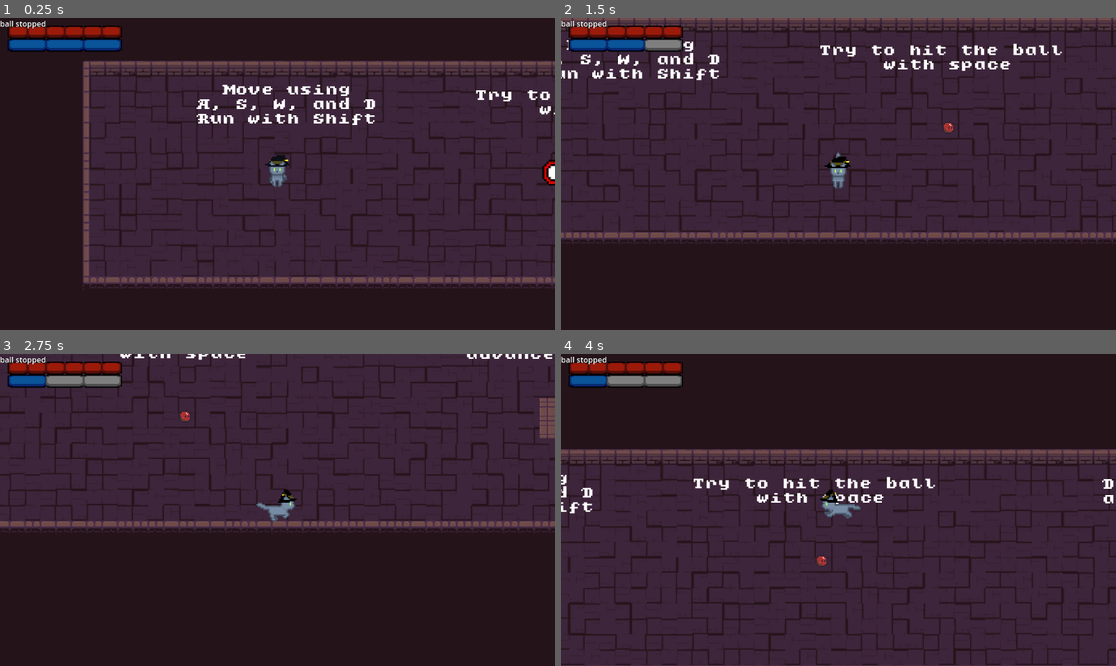
Above: before the commit, frames 1-4 (two rows, left to right).
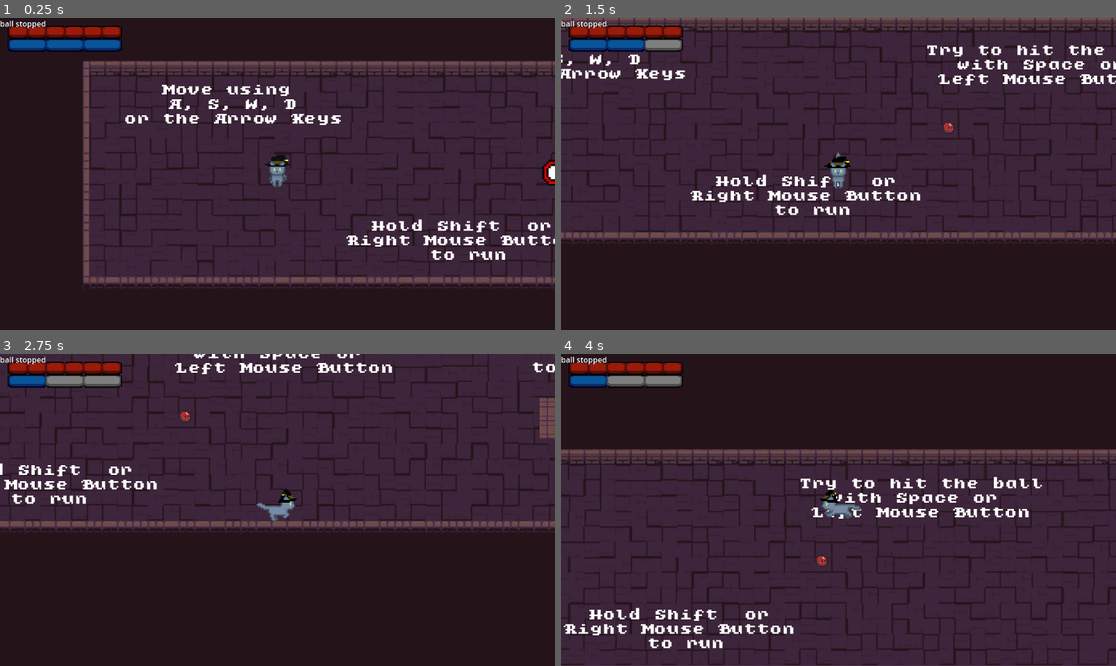
Above: after the commit, the same moments.

Repository: pablocoop/CC5408-Proyecto
Game: Godot game, scene res://scenes/main.tscn
Two runs of this game, one before a commit and one after it. Both use one fixed random seed, a clock stepped at 60 frames per second and the inputs below. This scene is started directly instead of the project's main scene.
Inputs (mouse positions are in pixels of both pictures, inside the frame that each line leads up to):
- Up to frame 1 (0.25 s): no input
- Up to frame 2 (1.5 s): move the mouse to (960, 158) at 0.52 s; hold D (move_right) 0.53-1.28 s; hold Right mouse button (run) 0.53-1.28 s; tap Space (attack) at 0.6 s; move the mouse to (727, 189) at 1.27 s; hold S (move_down) from 1.28 s (still down); right-click (727, 189) at 1.35 s
- Up to frame 3 (2.75 s): tap Space (attack) at 1.55, 2.1 s; move the mouse to (333, 441) at 2.02 s; release S (move_down) at 2.03 s; hold D (move_right) from 2.03 s (still down); hold Right mouse button (run) from 2.03 s (still down)
- Up to frame 4 (4 s): move the mouse to (810, 572) at 2.77 s; release D (move_right) at 2.78 s; release Right mouse button (run) at 2.78 s; hold W (move_up) 2.78-3.53 s; right-click (810, 572) at 2.85 s; tap Space (attack) at 3.05, 3.6 s; move the mouse to (1005, 556) at 3.52 s; hold A (move_left) from 3.53 s (still down); hold Right mouse button (run) from 3.53 s (still down)

The runs differ from the first frame. In frame 1, 3.4% of the frame differs, in the area x 22-100%, y 21-78%; in frame 2, 4.2%, in the area x 0-100%, y 7-64%; in frame 3, 2.0%; in frame 4, 3.7%.
Error in both runs: Invalid access to property or key 'ball_stopped' on a base object of type 'null instance'. (res://scenes/main.gd:11)

Commit message:
feat: music done

Diff:
--- a/scenes/level_0.tscn
+++ b/scenes/level_0.tscn
@@ -10,6 +10,7 @@
 [ext_resource type="PackedScene" uid="uid://hco1haupmfr8" path="res://ui/pause_menu.tscn" id="8_jv3i5"]
 [ext_resource type="PackedScene" uid="uid://dkvrln2mnfpao" path="res://scenes/Portal.tscn" id="9_jv3i5"]
 [ext_resource type="Script" uid="uid://d28xsbpp0ote5" path="res://scenes/TilemapCollisionBaker.gd" id="10_ll25s"]
+[ext_resource type="AudioStream" uid="uid://by05apnp3cctd" path="res://music/xDeviruchi - 8-bit Fantasy  & Adventure Music (2021)/xDeviruchi - The Final of The Fantasy.wav" id="11_sk60w"]
 
 [sub_resource type="TileSetAtlasSource" id="TileSetAtlasSource_5uqbp"]
 texture = ExtResource("1_7wnc2")
@@ -556,32 +557,48 @@
 texture = ExtResource("3_rerym")
 
 [node name="Label" type="Label" parent="."]
-offset_left = 222.0
+offset_left = 71.0
 offset_top = 46.0
-offset_right = 578.0
-offset_bottom = 69.0
+offset_right = 524.0
+offset_bottom = 133.0
 theme = ExtResource("4_uijja")
-text = "  Move using
-A, S, W, and D
-Run with Shift"
+text = "Move using
+A, S, W, D
+or the Arrow Keys"
+horizontal_alignment = 1
 
 [node name="Label2" type="Label" parent="."]
-offset_left = 799.0
+offset_left = 1021.0
 offset_top = 57.0
-offset_right = 1306.0
-offset_bottom = 114.0
+offset_right = 1528.0
+offset_bottom = 144.0
 theme = ExtResource("4_uijja")
 text = "Try to hit the ball
-     with space"
+with Space or
+Left Mouse Button"
+horizontal_alignment = 1
 
 [node name="Label3" type="Label" parent="."]
-offset_left = 1650.0
-offset_top = 58.0
-offset_right = 2317.0
-offset_bottom = 115.0
+offset_left = 1680.0
+offset_top = 56.0
+offset_right = 2347.0
+offset_bottom = 143.0
 theme = ExtResource("4_uijja")
 text = "Defeat the enemy to
-advance to the next level"
+advance
+to the next level"
+horizontal_alignment = 1
+
+[node name="Label4" type="Label" parent="."]
+offset_left = 533.0
+offset_top = 329.0
+offset_right = 1040.0
+offset_bottom = 416.0
+theme = ExtResource("4_uijja")
+text = "Hold Shift  or
+Right Mouse Button
+to run"
+horizontal_alignment = 1
 
 [node name="Player" parent="." instance=ExtResource("5_xp8tn")]
 position = Vector2(390, 235)
@@ -622,3 +639,8 @@
 
 [node name="StaticBody2D3" type="StaticBody2D" parent="."]
 script = ExtResource("10_ll25s")
+
+[node name="AudioStreamPlayer" type="AudioStreamPlayer" parent="."]
+stream = ExtResource("11_sk60w")
+volume_db = -18.0
+autoplay = true
--- a/scenes/level_1.gd
+++ b/scenes/level_1.gd
@@ -12,8 +12,12 @@
 @onready var portal_1: Area2D = $Portal2
 
 var enemy_count := 0
+@onready var music_level_1: AudioStreamPlayer = $music_level1
+@onready var boss_area: Area2D = $BossArea
+
 
 func _ready():
+	boss_area.body_entered.connect(_on_boss_area_entered)
 	# Busca enemigos al iniciar
 	for enemy in get_tree().get_nodes_in_group("enemies"):
 		enemy_count += 1
@@ -68,3 +72,15 @@
 	if enemy_count == 0:
 		portal_1.show()
 		portal_1.ready_portal = 1
+
+func _on_boss_area_entered(body):
+	print("👣 Entró al área:", body)
+	if body.name == "Player":
+		print("🎵 Cambiando música")
+		var new_stream = load("res://music/xDeviruchi - 8-bit Fantasy  & Adventure Music (2021)/xDeviruchi - Prepare for Battle! .wav")
+		if new_stream:
+			music_level_1.stream = new_stream
+			music_level_1.volume_db = -18
+			music_level_1.play()
+		else:
+			print("⚠️ No se pudo cargar la música")
--- a/scenes/level_1.tscn
+++ b/scenes/level_1.tscn
@@ -10,6 +10,7 @@
 [ext_resource type="Script" uid="uid://blmbeyvkoex1e" path="res://scenes/boss_move.gd" id="8_15mv3"]
 [ext_resource type="PackedScene" uid="uid://cw0stq82yvu2s" path="res://scenes/Portal2.tscn" id="9_e3sih"]
 [ext_resource type="PackedScene" uid="uid://hco1haupmfr8" path="res://ui/pause_menu.tscn" id="10_2y5yt"]
+[ext_resource type="AudioStream" uid="uid://dbnyto0ayqjeb" path="res://music/xDeviruchi - 8-bit Fantasy  & Adventure Music (2021)/xDeviruchi - Mysterious Dungeon.wav" id="11_2os1m"]
 
 [sub_resource type="TileSetAtlasSource" id="TileSetAtlasSource_bswci"]
 texture = ExtResource("1_014kd")
@@ -404,6 +405,9 @@
 [sub_resource type="RectangleShape2D" id="RectangleShape2D_tdlki"]
 size = Vector2(0.835049, 0.664028)
 
+[sub_resource type="RectangleShape2D" id="RectangleShape2D_v8pws"]
+size = Vector2(137, 138.875)
+
 [node name="Level1" type="Node2D"]
 script = ExtResource("1_fcfvj")
 
@@ -466,7 +470,7 @@
 script = ExtResource("8_15mv3")
 
 [node name="CollisionShape2D" type="CollisionShape2D" parent="Boss_move"]
-position = Vector2(3833, 2407.5)
+position = Vector2(3832, 2407)
 scale = Vector2(10, 10)
 shape = SubResource("RectangleShape2D_pa8r4")
 debug_color = Color(0.901985, 0.000158061, 0.757747, 0.42)
@@ -641,3 +645,17 @@
 rotation = -0.767945
 scale = Vector2(200, 200)
 shape = SubResource("RectangleShape2D_tdlki")
+
+[node name="music_level1" type="AudioStreamPlayer" parent="."]
+stream = ExtResource("11_2os1m")
+volume_db = -18.0
+autoplay = true
+
+[node name="BossArea" type="Area2D" parent="."]
+position = Vector2(3727, 2424)
+collision_mask = 3
+
+[node name="CollisionShape2D" type="CollisionShape2D" parent="BossArea"]
+position = Vector2(-46.5, 8.5625)
+shape = SubResource("RectangleShape2D_v8pws")
+debug_color = Color(0.427966, 0.113368, 0.854667, 0.42)
--- a/scenes/player.gd
+++ b/scenes/player.gd
@@ -61,6 +61,9 @@
 
 @export var animation_tree: AnimationTree
 
+#Sound Effect
+@onready var meow: AudioStreamPlayer = $meow
+@onready var auch: AudioStreamPlayer = $auch
 
 
 func _ready() -> void:
@@ -109,6 +112,7 @@
 	if Input.is_action_just_pressed("attack"):
 		attack_direction = facing_direction.normalized()
 		_attack()
+		meow.play()
 
 	if input != Vector2.ZERO:
 		facing_direction = input.normalized()
@@ -175,6 +179,7 @@
 
 
 func take_damage(damage: float, from_direction: Vector2) -> void:
+
 	if is_dead or is_invulnerable:
 		move_and_slide()
 		return
@@ -183,6 +188,7 @@
 	health_component.health -= damage
 
 	if health_component.health > 0:
+		auch.play()
 		is_taking_damage = true
 		Debug.log("auch! pero sigo vivo")
 
--- a/scenes/player.tscn
+++ b/scenes/player.tscn
@@ -10,6 +10,8 @@
 [ext_resource type="Texture2D" uid="uid://b5lnl5nwa1ib8" path="res://assets/UI BARS/health_bar_edited.png" id="6_y4r1p"]
 [ext_resource type="Texture2D" uid="uid://ck3foxx5tfqiq" path="res://assets/UI BARS/empty_bar 3.png" id="7_y4r1p"]
 [ext_resource type="Texture2D" uid="uid://bvrqumk0ovcrm" path="res://assets/UI BARS/shield_bar 3.png" id="8_d2wvv"]
+[ext_resource type="AudioStream" uid="uid://bhkof1dfcjyjk" path="res://music/Meow.ogg" id="11_d2wvv"]
+[ext_resource type="AudioStream" uid="uid://dbeu8uqx1qbaj" path="res://music/playerhit.mp3" id="12_3v2ag"]
 
 [sub_resource type="CapsuleShape2D" id="CapsuleShape2D_dqkch"]
 radius = 7.0
@@ -1481,3 +1483,10 @@
 rotation = -1.57079
 scale = Vector2(2.3916, 1.98282)
 texture = ExtResource("6_fjrip")
+
+[node name="meow" type="AudioStreamPlayer" parent="."]
+stream = ExtResource("11_d2wvv")
+volume_db = -5.0
+
+[node name="auch" type="AudioStreamPlayer" parent="."]
+stream = ExtResource("12_3v2ag")
--- a/scenes/skeleton.gd
+++ b/scenes/skeleton.gd
@@ -20,6 +20,7 @@
 @onready var hitbox: Hitbox = $Pivot/Hitbox
 
 signal enemy_died
+@onready var die: AudioStreamPlayer = $die
 
 
 
@@ -51,6 +52,8 @@
 		pivot.scale.x *= -1
 
 func take_damage(damage: float, from_direction: Vector2) -> void:
+	die.play()
+
 	if is_dead or is_invulnerable:
 		return
 
--- a/scenes/skeleton.tscn
+++ b/scenes/skeleton.tscn
@@ -9,6 +9,7 @@
 [ext_resource type="Texture2D" uid="uid://ev4hsvmt4rtq" path="res://assets/Enemy_Animations_Set/enemies-skeleton1_movement.png" id="6_rjsi3"]
 [ext_resource type="Texture2D" uid="uid://3cvdtc3uobq3" path="res://assets/Enemy_Animations_Set/enemies-skeleton1_take_damage.png" id="7_3nhjk"]
 [ext_resource type="Script" uid="uid://b4biuqxkvk28o" path="res://components/health_component.gd" id="9_i0f3v"]
+[ext_resource type="AudioStream" uid="uid://dvnvae6c6sf4k" path="res://music/sound_effects/Hit damage 1.wav" id="10_xrus2"]
 
 [sub_resource type="CapsuleShape2D" id="CapsuleShape2D_5uy6h"]
 radius = 5.0
@@ -393,3 +394,6 @@
 health = 1.0
 max_health = 3.0
 metadata/_custom_type_script = "uid://b4biuqxkvk28o"
+
+[node name="die" type="AudioStreamPlayer" parent="."]
+stream = ExtResource("10_xrus2")
--- a/scenes/skeleton_2.gd
+++ b/scenes/skeleton_2.gd
@@ -26,6 +26,9 @@
 var can_move := false
 
 signal enemy_died
+@onready var auch: AudioStreamPlayer = $auch
+@onready var die: AudioStreamPlayer = $die
+
 
 func _ready() -> void:
 	animation_tree.active = true
@@ -70,6 +73,7 @@
 	health_component.health -= damage
 	progress_bar.value = health_component.health
 	if health_component.health > 0:
+		auch.play()
 		is_taking_damage = true
 		Debug.log("🔥 Skeleton recibió daño:", damage)
 
@@ -85,6 +89,7 @@
 		velocity = Vector2.ZERO
 		is_taking_damage = false
 	else:
+		die.play()
 		is_dead = true
 		Debug.log("💀 Skeleton murió")
 		emit_signal("enemy_died")
--- a/scenes/skeleton_2.tscn
+++ b/scenes/skeleton_2.tscn
@@ -10,6 +10,8 @@
 [ext_resource type="Texture2D" uid="uid://h8b2h7b28yxe" path="res://assets/Enemy_Animations_Set/enemies-skeleton2_idle.png" id="5_6vt1m"]
 [ext_resource type="Texture2D" uid="uid://g7asd0ah3vhf" path="res://assets/Enemy_Animations_Set/enemies-skeleton2_movemen.png" id="6_xq0h4"]
 [ext_resource type="Texture2D" uid="uid://dbfsmal5ylna4" path="res://assets/Enemy_Animations_Set/enemies-skeleton2_take_damage.png" id="7_wq54b"]
+[ext_resource type="AudioStream" uid="uid://bbq6ihwdiuv6q" path="res://music/An Rpg Makers Kit 1 - Free Rpg SoundsMusic/Monster death (Rpg).wav" id="11_xq0h4"]
+[ext_resource type="AudioStream" uid="uid://cie5qxiiw4rai" path="res://music/An Rpg Makers Kit 1 - Free Rpg SoundsMusic/Armor break.wav" id="12_wq54b"]
 
 [sub_resource type="CapsuleShape2D" id="CapsuleShape2D_yxnco"]
 radius = 6.0
@@ -464,3 +466,9 @@
 theme_override_styles/fill = SubResource("StyleBoxFlat_6vt1m")
 max_value = 10.0
 show_percentage = false
+
+[node name="auch" type="AudioStreamPlayer" parent="."]
+stream = ExtResource("11_xq0h4")
+
+[node name="die" type="AudioStreamPlayer" parent="."]
+stream = ExtResource("12_wq54b")
--- a/ui/control.tscn
+++ b/ui/control.tscn
@@ -1,7 +1,8 @@
-[gd_scene load_steps=3 format=3 uid="uid://loqd8wrj21ru"]
+[gd_scene load_steps=4 format=3 uid="uid://loqd8wrj21ru"]
 
 [ext_resource type="Script" uid="uid://cbygiwlmfr8i7" path="res://ui/control.gd" id="1_elkka"]
 [ext_resource type="Theme" uid="uid://dftfdeuhv8jr3" path="res://fonts/pixelfond.tres" id="2_sq3tw"]
+[ext_resource type="AudioStream" uid="uid://df3vedqfq021r" path="res://music/Space Journey Music Pack/3. Goodbye Sweet Alien.wav" id="3_rwsqr"]
 
 [node name="Control" type="Control"]
 layout_mode = 3
@@ -70,3 +71,8 @@
 text = "Back"
 
 [node name="background" type="Sprite2D" parent="."]
+
+[node name="AudioStreamPlayer" type="AudioStreamPlayer" parent="."]
+stream = ExtResource("3_rwsqr")
+volume_db = -15.0
+autoplay = true
--- a/ui/credits.tscn
+++ b/ui/credits.tscn
@@ -8,6 +8,7 @@
 [ext_resource type="Texture2D" uid="uid://dd3lv2nmc55ld" path="res://assets/assets ui/death_enemy2.png" id="6_dyfqb"]
 [ext_resource type="Texture2D" uid="uid://cbrkwtuod6jk6" path="res://assets/assets ui/death_enemy3.png" id="7_swjq5"]
 [ext_resource type="Texture2D" uid="uid://bl8ppddihlma6" path="res://assets/assets ui/background.png" id="8_dyfqb"]
+[ext_resource type="AudioStream" uid="uid://dkjmfbf46u51y" path="res://music/Space Journey Music Pack/1. Into The Spaceship.wav" id="9_swjq5"]
 
 [node name="credits" type="Control"]
 layout_mode = 3
@@ -41,6 +42,35 @@
 bbcode_enabled = true
 text = "[center]
 [wave amp=50]
+
+
+
+
+
+
+
+
+
+
+
+
+
+
+
+
+
+
+
+
+
+
+
+
+
+
+
+
+
 
 
 
@@ -116,15 +146,18 @@
 
 
 [font_size=35]
-cats-pixel-asset-pack
+cats-pixel
+-asset-pack
 by Pop Shop Packs
 
 dungeon-assetpuck
 by Pixel_Poem
 
-cellar-tileset-16x16-pixelart
+cellar-tileset-16x16
+-pixelart
 by ELV Games
 
+opengameart.org/content/
 bouncing-ball-guy
 by deiphiz
 
@@ -133,6 +166,41 @@
 
 UI BARS
 by guilemus
+
+- Music -
+
+> Into The Spaceship
+> Goodbye Sweet Alien
+by lowenergygirl
+
+8-bit Fantasy &
+Adventure Music (2021)
+> The Final of The Fantasy
+> Mysterious Dungeon
+> Prepare for the Battle!
+by xDeviruchi
+
+An Rpg Makers Kit 1
+- Free Rpg Sounds/Music
+by TheAmbientFort
+
+8-bit / 16-bit
+Sound Effects (x25) Pack
+by jdwasabi
+
+opengameart.org/content/
+meow
+by IgnasD
+
+opengameart.org/content/
+game_over_bad_chest
+by Oiboo
+
+opengameart.org/content/
+playerhit
+by GreyFrogGames
+
+
 [/font_size]"
 fit_content = true
 scroll_active = false
@@ -177,10 +245,10 @@
 layout_mode = 1
 anchors_preset = 9
 anchor_bottom = 1.0
-offset_left = -47.0
-offset_top = 295.0
-offset_right = 479.5
-offset_bottom = 295.0
+offset_left = -61.0
+offset_top = 327.0
+offset_right = 465.5
+offset_bottom = 327.0
 grow_vertical = 2
 rotation = -0.235619
 scale = Vector2(0.4, 0.4)
@@ -192,12 +260,15 @@
 [node name="enemy3" type="TextureRect" parent="."]
 layout_direction = 4
 layout_mode = 1
-anchors_preset = 9
-anchor_bottom = 1.0
-offset_left = -16.0
-offset_top = 736.0
-offset_right = 673.807
-offset_bottom = 736.0
+anchors_preset = 13
+anchor_left = 0.5
+anchor_right = 0.5
+anchor_bottom = 1.0
+offset_left = -156.0
+offset_top = 2563.0
+offset_right = 533.807
+offset_bottom = 2563.0
+grow_horizontal = 2
 grow_vertical = 2
 scale = Vector2(0.4, 0.4)
 texture = ExtResource("7_swjq5")
@@ -228,3 +299,8 @@
 scale = Vector2(2, 2)
 texture = ExtResource("8_dyfqb")
 flip_h = true
+
+[node name="AudioStreamPlayer" type="AudioStreamPlayer" parent="."]
+stream = ExtResource("9_swjq5")
+volume_db = -8.588
+autoplay = true
--- a/ui/game_over.gd
+++ b/ui/game_over.gd
@@ -1,9 +1,11 @@
 extends Control
 
+@onready var gameover: AudioStreamPlayer = $gameover
 
 # Called when the node enters the scene tree for the first time.
 func _ready() -> void:
-	await get_tree().create_timer(1.5).timeout  # Muestra GAME OVER 2.5s
+	await get_tree().create_timer(6).timeout  # Muestra GAME OVER 2.5s
+	gameover.play()
 	get_tree().change_scene_to_file("res://ui/main_menu.tscn")
 
 # Called every frame. 'delta' is the elapsed time since the previous frame.
--- a/ui/game_over.tscn
+++ b/ui/game_over.tscn
@@ -1,7 +1,8 @@
-[gd_scene load_steps=3 format=3 uid="uid://c2bbftj8fmq05"]
+[gd_scene load_steps=4 format=3 uid="uid://c2bbftj8fmq05"]
 
 [ext_resource type="Script" uid="uid://c5fn22s6q144d" path="res://ui/game_over.gd" id="1_5eixk"]
 [ext_resource type="Texture2D" uid="uid://cjorcb3won1tg" path="res://assets/assets ui/Mini Pixel Pack 3/GAME_OVER (72 x 8).png" id="1_oo8kp"]
+[ext_resource type="AudioStream" uid="uid://bskmbajy1xivc" path="res://music/game_over_bad_chest.wav" id="3_j1fe5"]
 
 [node name="GameOver" type="Control"]
 layout_mode = 3
@@ -22,3 +23,8 @@
 texture = ExtResource("1_oo8kp")
 
 [node name="Fondo" type="Sprite2D" parent="MarginContainer"]
+
+[node name="gameover" type="AudioStreamPlayer" parent="."]
+stream = ExtResource("3_j1fe5")
+volume_db = -5.0
+autoplay = true
--- a/ui/levels.tscn
+++ b/ui/levels.tscn
@@ -1,8 +1,9 @@
-[gd_scene load_steps=4 format=3 uid="uid://bydi74a3wpev1"]
+[gd_scene load_steps=5 format=3 uid="uid://bydi74a3wpev1"]
 
 [ext_resource type="Theme" uid="uid://dftfdeuhv8jr3" path="res://fonts/pixelfond.tres" id="1_d2ox4"]
 [ext_resource type="Script" uid="uid://dxyw61p7sebmj" path="res://ui/levels.gd" id="2_pcspx"]
 [ext_resource type="Texture2D" uid="uid://q4n3y0g83nfs" path="res://assets/assets ui/levels.png" id="3_pcspx"]
+[ext_resource type="AudioStream" uid="uid://b2oi17r0wjtm7" path="res://music/An Rpg Makers Kit 1 - Free Rpg SoundsMusic/Ambience Day (Gj).wav" id="4_ebi5y"]
 
 [node name="Levels" type="MarginContainer"]
 anchors_preset = 8
@@ -74,3 +75,8 @@
 rotation = 4.71239
 scale = Vector2(1.5, 1.5)
 texture = ExtResource("3_pcspx")
+
+[node name="AudioStreamPlayer" type="AudioStreamPlayer" parent="."]
+stream = ExtResource("4_ebi5y")
+volume_db = 5.0
+autoplay = true
--- a/ui/main_menu.gd
+++ b/ui/main_menu.gd
@@ -3,6 +3,7 @@
 @onready var quit: Button = $PanelContainer/MarginContainer/VBoxContainer/Quit
 @onready var credits: Button = $PanelContainer/MarginContainer/VBoxContainer/Credits
 @onready var controls: Button = $PanelContainer/MarginContainer/VBoxContainer/Controls
+@onready var click: AudioStreamPlayer = $click
 
 
 # Called when the node enters the scene tree for the first time.
--- a/ui/main_menu.tscn
+++ b/ui/main_menu.tscn
@@ -1,9 +1,10 @@
-[gd_scene load_steps=8 format=3 uid="uid://c0lbrqopnttbr"]
+[gd_scene load_steps=9 format=3 uid="uid://c0lbrqopnttbr"]
 
 [ext_resource type="Theme" uid="uid://dftfdeuhv8jr3" path="res://fonts/pixelfond.tres" id="1_wk0pr"]
 [ext_resource type="Script" uid="uid://dhjbis6s56kg8" path="res://ui/main_menu.gd" id="2_0dkrt"]
 [ext_resource type="Texture2D" uid="uid://dmfdgfnlm772n" path="res://assets/assets ui/gorrito.png" id="3_rmr83"]
 [ext_resource type="Texture2D" uid="uid://cpr387eajj4ks" path="res://assets/assets ui/mainMenu.png" id="3_wk0pr"]
+[ext_resource type="AudioStream" uid="uid://bdcom8d1olx14" path="res://music/An Rpg Makers Kit 1 - Free Rpg SoundsMusic/Basic Rpg Intro Track (RPG).wav" id="5_8uxxo"]
 
 [sub_resource type="Animation" id="Animation_8uxxo"]
 length = 0.001
@@ -124,3 +125,8 @@
 &"": SubResource("AnimationLibrary_ei257")
 }
 autoplay = "gorrito"
+
+[node name="AudioStreamPlayer" type="AudioStreamPlayer" parent="."]
+stream = ExtResource("5_8uxxo")
+volume_db = 5.0
+autoplay = true
--- a/ui/pause_menu.tscn
+++ b/ui/pause_menu.tscn
@@ -1,8 +1,9 @@
-[gd_scene load_steps=4 format=3 uid="uid://hco1haupmfr8"]
+[gd_scene load_steps=5 format=3 uid="uid://hco1haupmfr8"]
 
 [ext_resource type="Theme" uid="uid://dftfdeuhv8jr3" path="res://fonts/pixelfond.tres" id="1_ejwgg"]
 [ext_resource type="Script" uid="uid://ci3bdaffpx0uy" path="res://ui/pause_menu.gd" id="2_fob5h"]
 [ext_resource type="Texture2D" uid="uid://dnysetdwr522n" path="res://assets/assets ui/pause.png" id="3_fob5h"]
+[ext_resource type="AudioStream" uid="uid://bl6g2ec520jt2" path="res://music/An Rpg Makers Kit 1 - Free Rpg SoundsMusic/Chill RPG theme (RPG).wav" id="4_avurv"]
 
 [node name="PauseMenu" type="PanelContainer"]
 process_mode = 3
@@ -65,3 +66,9 @@
 position = Vector2(208, 134.5)
 scale = Vector2(1.5, 1.5)
 texture = ExtResource("3_fob5h")
+
+[node name="AudioStreamPlayer" type="AudioStreamPlayer" parent="."]
+process_mode = 2
+stream = ExtResource("4_avurv")
+volume_db = 5.0
+autoplay = true
Not shown, added: music/An Rpg Makers Kit 1 - Free Rpg SoundsMusic/Ambience Day (Gj).wav.import
Not shown, added: music/An Rpg Makers Kit 1 - Free Rpg SoundsMusic/Armor break.wav.import
Not shown, added: music/An Rpg Makers Kit 1 - Free Rpg SoundsMusic/Basic Rpg Intro Track (RPG).wav.import
Not shown, added: music/An Rpg Makers Kit 1 - Free Rpg SoundsMusic/Chill RPG theme (RPG).wav.import
Not shown, added: music/An Rpg Makers Kit 1 - Free Rpg SoundsMusic/Monster death (Rpg).wav.import
Not shown, added: music/An Rpg Makers Kit 1 - Free Rpg SoundsMusic/UI Close.wav.import
Not shown, added: music/An Rpg Makers Kit 1 - Free Rpg SoundsMusic/UI Open.wav.import
Not shown, added: music/Meow.ogg.import
Not shown, added: music/Space Journey Music Pack/1. Into The Spaceship.wav.import
Not shown, added: music/Space Journey Music Pack/3. Goodbye Sweet Alien.wav.import
Not shown, added: music/game_over_bad_chest.wav.import
Not shown, added: music/playerhit.mp3.import
(and 31 more such lines)
